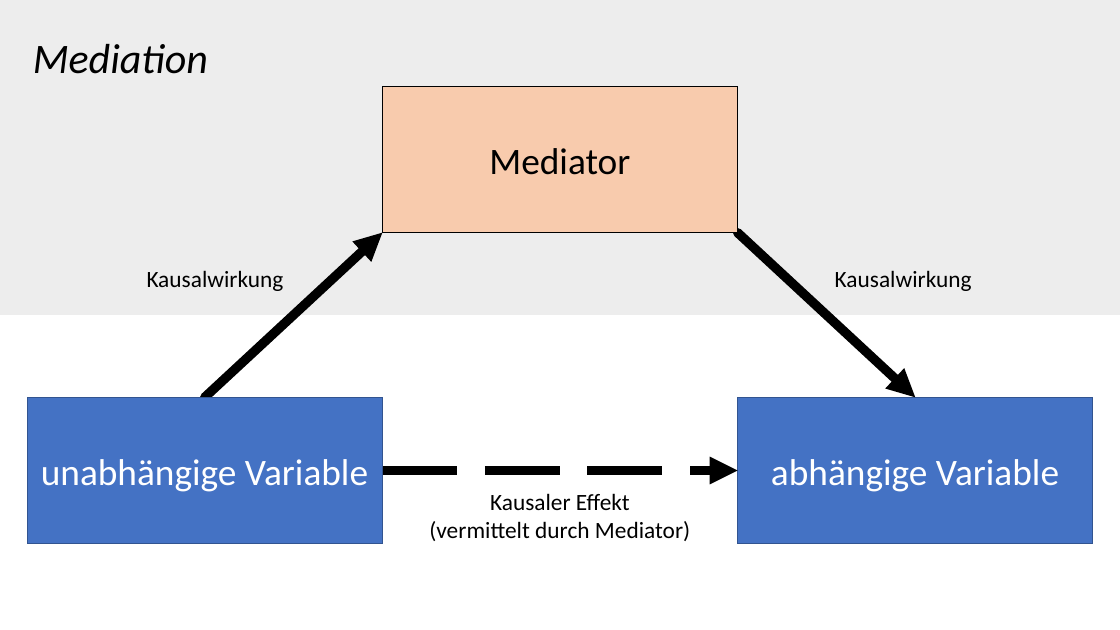
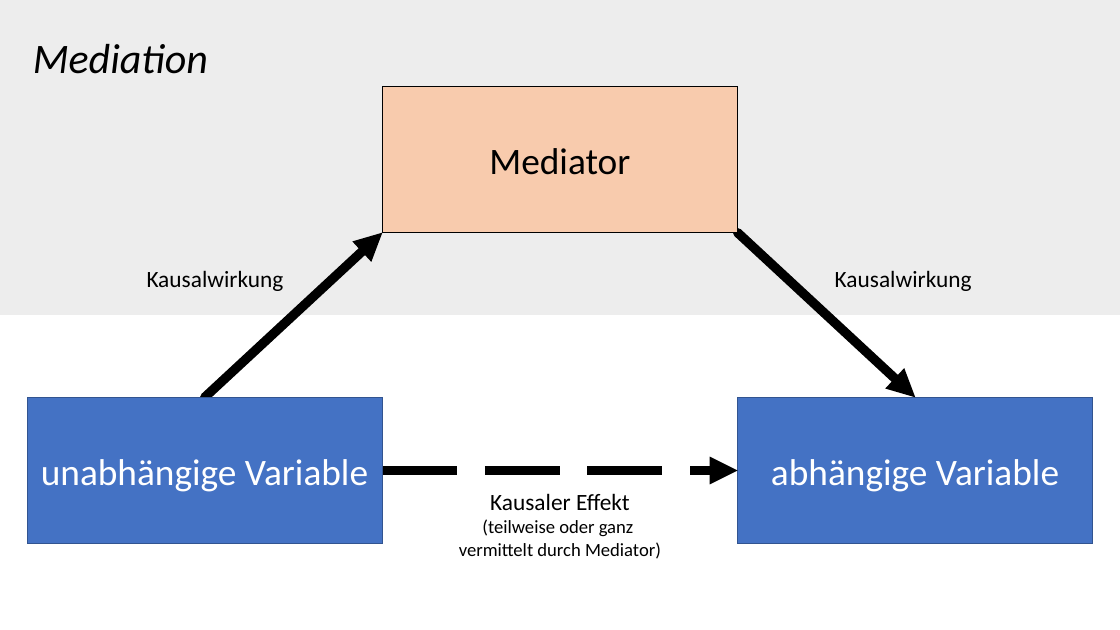
Before and after one commit to ctreffe/statspace, a slide deck: slide 2 of docs/files/slides.pptx. Drawn at 1120x630 pixels with LibreOffice and Linux fonts; fonts in the diff are those of the drawing. Boxes give left, top, right and bottom in pixels: in the first picture for what was removed or moved away, otherwise in the second. Text is boxed around its words. In the diff, an @@ line names an element or a change of style, - is before the commit and + after.

```diff
--- a/docs/files/slides.pptx
+++ b/docs/files/slides.pptx
@@ text "Kausaler Effekt": place and size @@
-text "Kausaler Effekt" at [429, 493, 690, 541]
+text "Kausaler Effekt" at [459, 493, 661, 559]
@@ text at [459, 519, 661, 559]: text changed; size 20 to 16 pt @@
-(vermittelt durch Mediator)
+(teilweise oder ganz
+vermittelt durch Mediator)
```
Also in this commit, not shown: 4 slides added, 31 other files.
